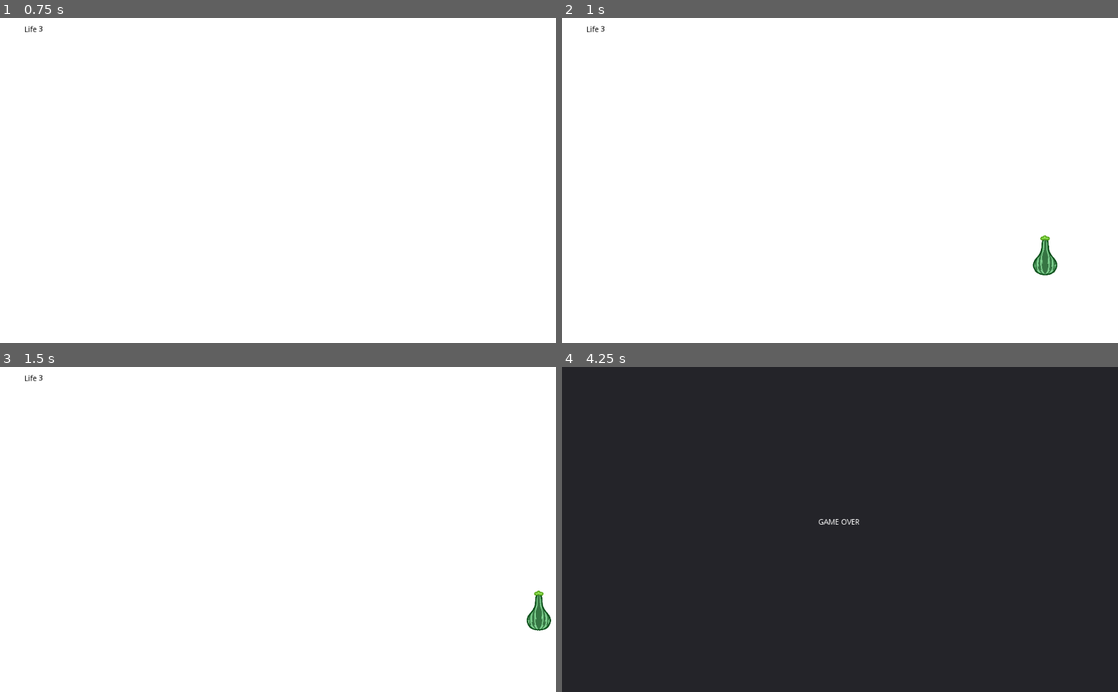
Above: before the commit, frames 1-4 (two rows, left to right).
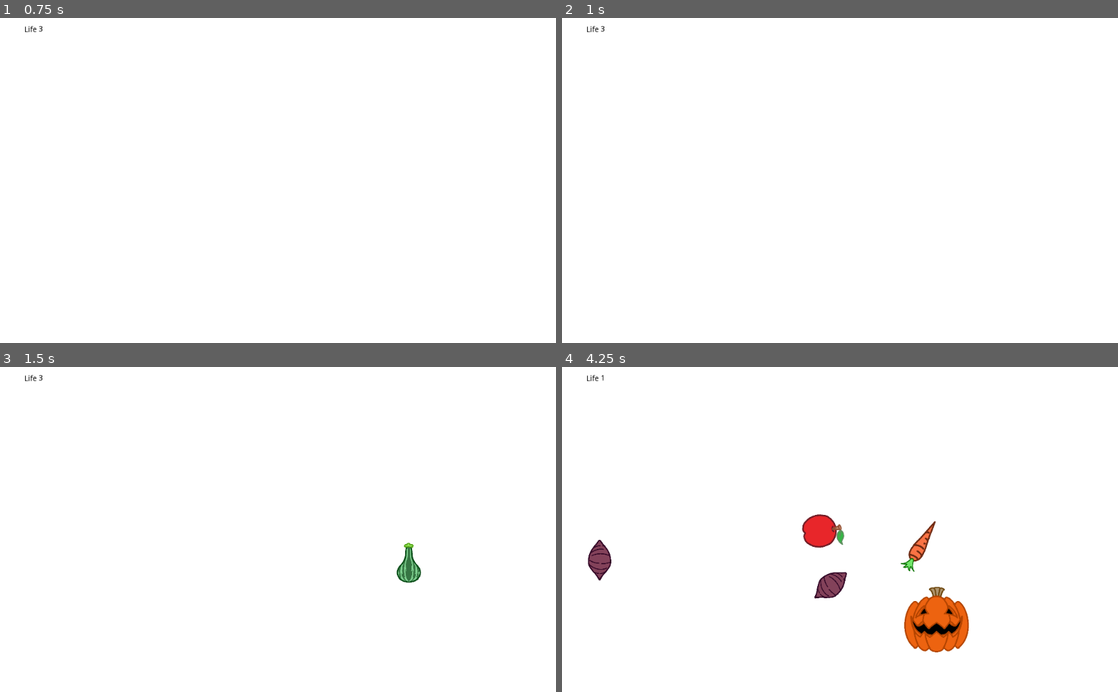
Above: after the commit, the same moments.

Repository: ajung44/GodotOctober
Game: Godot game, scene res://scenes/Pumpkin Carver.tscn
The game is run twice, just before and just after one commit, with the same random seed, the same clock (stepped at 60 frames per second) and the same inputs.
Inputs:
- Up to frame 1 (0.75 s): tap Enter at 0.5 s
- Up to frame 2 (1 s): no input
- Up to frame 3 (1.5 s): no input
- Up to frame 4 (4.25 s): no input

Frame 1 is identical in both runs. In frame 2, 0.3% of the frame differs, in the area x 84-90%, y 66-80%; in frame 3, 0.7%; in frame 4, 100%, in the area x 0-100%, y 0-100%.

Commit message:
Changed fruit spawning

Diff:
--- a/scenes/SlicedFruit.tscn
+++ b/scenes/SlicedFruit.tscn
@@ -4,6 +4,8 @@
 [ext_resource path="res://scripts/SlicedFruit.gd" type="Script" id=2]
 
 [node name="RigidBody2D" type="RigidBody2D"]
+collision_layer = 2
+collision_mask = 2
 script = ExtResource( 2 )
 
 [node name="Timer" type="Timer" parent="."]
--- a/scripts/GameTimer.gd
+++ b/scripts/GameTimer.gd
@@ -18,7 +18,11 @@
 		var fruits = [fruit1, pumpkin, squash, sweetPotato, carrot, apple, cranberry]
 		var kinds = fruits[randi() % fruits.size()]
 		var fruit = kinds.instance()
-		fruit.position = Vector2(rand_range(100, 990), rand_range(100, 590))
-		fruit.apply_central_impulse(Vector2(rand_range(150, 250) * nums[randi() % nums.size()], 0))
+		fruit.position = Vector2(rand_range(50, 974), 650)
+		if (fruit.position.x < 512):
+			fruit.apply_central_impulse(Vector2(rand_range(0, 800), rand_range(-300, -800)))
+		else:
+			print("Spawned right")
+			fruit.apply_central_impulse(Vector2(rand_range(-800, 0), rand_range(-300, -800)))
 		add_child(fruit)
 		wait_time = rand_range(0,1)
